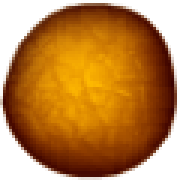
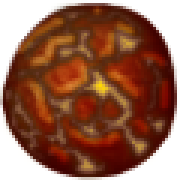
Revision of a layered 180x180 image; what changed, layer by layer:
removed layer "Sichtbar-Kopie#2" over box(0, 0, 180, 180)
added layer "top_border-Kopie" (soft light) above "glow-Kopie" over box(12, 3, 174, 168)
added layer "glow-Kopie" (screen, 30%) above "active#7" over box(0, 0, 180, 180)
added layer "active#7" (soft light) above "active#2" over box(0, 6, 177, 180)
added layer "active#2" above "veins#1" over box(15, 12, 165, 174)
added layer "veins#1" above "veins-shadow-Kopie" over box(0, 6, 177, 180)
added layer "veins-shadow-Kopie" above "shadow" over box(0, 0, 180, 180)
